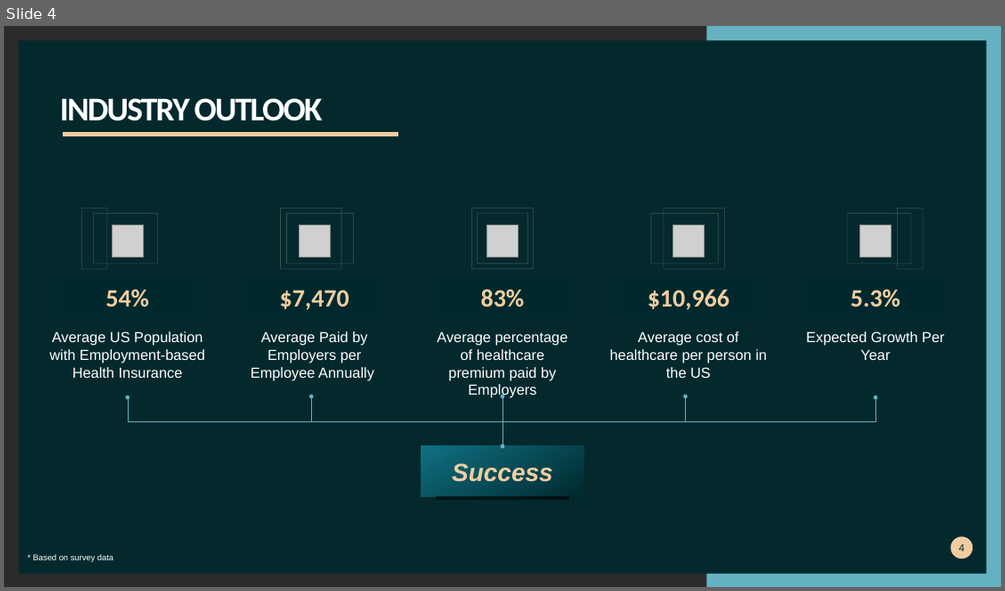
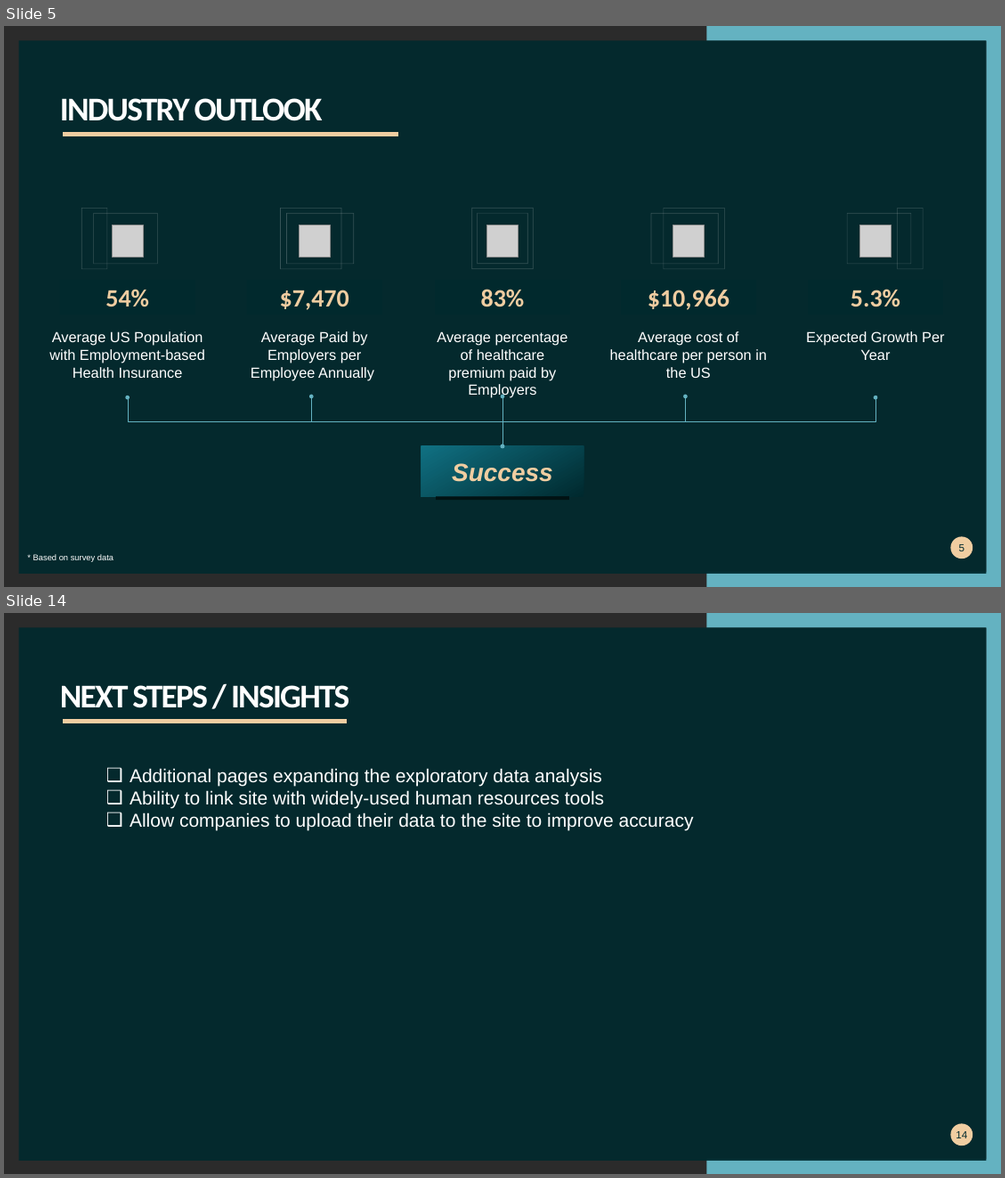
Before and after one commit to khutula/Medical-Insurance-Costs, a slide deck: Medical Insurance Cost.pptx. Shown one above the other, each under a label of ours: slide 4 before the commit, slides 5 and 14 after it; the slides between them are not shown. The pictures are 1005x591 and 1005x1178 pixels, drawn with LibreOffice and Linux fonts; fonts in the diff are those of the drawing; grey boxes stand for pictures; background and template pictures are left out; a plain dark background stands for a picture behind light text. Boxes give left, top, right and bottom in pixels: in the first picture for what was removed or moved away, otherwise in the second. Text is boxed around its words. In the diff, an @@ line names an element or a change of style, - is before the commit and + after.

```diff
--- a/Medical Insurance Cost.pptx
+++ b/Medical Insurance Cost.pptx
@@ slide 14 added at [4, 613, 1001, 1174], background picture (left out); not listed: 1 template element that a slide beside it also shows @@
@@ rectangle added at [19, 628, 987, 1160], fill #00292E at 90% opacity @@
@@ title added at [60, 685, 349, 708], 32 pt, text #FFFFFF, bold @@
+NEXT STEPS / INSIGHTS
@@ freeform shape added at [63, 718, 348, 722], outline #F0CDA1 4.32 pt @@
@@ text added at [129, 768, 694, 831], 18 pt, text #FFFFFF @@
+❑ Additional pages expanding the exploratory data analysis
+❑ Ability to link site with widely-used human resources tools
+❑ Allow companies to upload their data to the site to improve accuracy
@@ page number added at [951, 1124, 973, 1146], fill #F0CDA1, 10 pt, text #00292E @@
+14
@@ what was slide 4 is now slide 5 @@
@@ page number at [959, 544, 964, 551]: text changed @@
-4
+5
```
Also in this commit, not shown: 5 slides changed, 8 other slides added, 8 slides removed.
